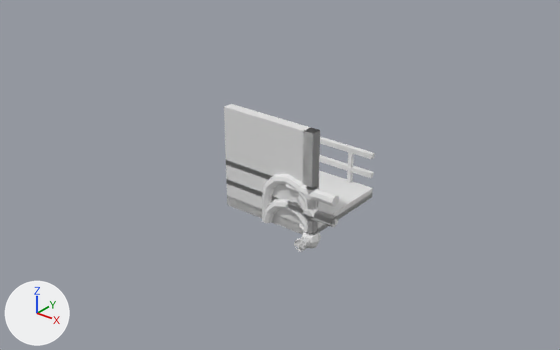
The Blender file BlenderAssets/BuildingParts.blend, before and after one commit.
Before and after are seen from a 50 mm camera at (7.02, -9.66, 7.01) aimed at (-1.46, 0.94, 0.44). The lights are fixed; the arrows at lower left show +X, +Y and +Z.

Before the edit, the objects in view are built like this:
```python
ob_sm_bcatfloor_01 = bpy.data.objects.new('SM_BCatFloor_01', me_cube_002)
ob_sm_bcatfloor_01.location = (0.0, 0.0, 0.0)
ob_sm_bcatrail0_01 = bpy.data.objects.new('SM_BCatRail0_01', me_cube_005)
ob_sm_bcatrail0_01.location = (0.0, 0.0, 0.0)
ob_sm_bcatrail180_01 = bpy.data.objects.new('SM_BCatRail180_01', me_cube_010)
ob_sm_bcatrail180_01.location = (0.0, 0.0, 0.0)
ob_sm_bcatrail90_01 = bpy.data.objects.new('SM_BCatRail90_01', me_cube_008)
ob_sm_bcatrail90_01.location = (0.0, 0.0, 0.0)
ob_sm_bpipeu05_01 = bpy.data.objects.new('SM_BPipeU05_01', me_cylinder_008)
ob_sm_bpipeu05_01.location = (0.0, 0.0, 0.0)
ob_sm_bsolfloor_01 = bpy.data.objects.new('SM_BSolFloor_01', me_cube_001)
ob_sm_bsolfloor_01.location = (0.0, 0.0, 0.0)
ob_sm_bsolwall0_01 = bpy.data.objects.new('SM_BSolWall0_01', me_cube_004)
ob_sm_bsolwall0_01.location = (0.0, 0.0, 0.0)
ob_sm_bsolwall180_01 = bpy.data.objects.new('SM_BSolWall180_01', me_cube_009)
ob_sm_bsolwall180_01.location = (0.0, 0.0, 0.0)
ob_sm_bsolwall90_01 = bpy.data.objects.new('SM_BSolWall90_01', me_cube_006)
ob_sm_bsolwall90_01.location = (0.0, 0.0, 0.0)
# also in view: 'SM_BPipeU1_01' at (-0.5, 0.0, 0.6); 'SM_BPipeCross1_01' at (0.0, 0.0, 0.5)
```
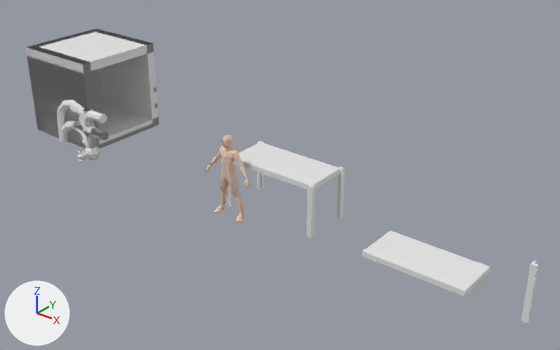
What differs and where, as boxes (x1, y1, x2, y2) in the pictures (560 x 350 px):
'SM_BSolWall0_01', moved
    before: (224, 104, 320, 234)
    after: (28, 45, 99, 141)
'SM_FShelf3', added
    after: (362, 231, 490, 296)
'SM_FShelf1', added
    after: (227, 141, 345, 238)
'SM_BSolWall180_01', shown
    after: (34, 29, 159, 127)
'SM_BSolWall90_01', shown
    after: (26, 29, 103, 148)
'SM_BSolFloor_01', moved
    before: (228, 170, 373, 234)
    after: (38, 103, 153, 148)
'SM_BSolCeil_01', shown
    after: (26, 29, 149, 73)
'Export', added
    after: (204, 135, 250, 222)
'SM_BPipeU1_01', moved
    before: (262, 174, 316, 233)
    after: (57, 100, 95, 147)
'SM_BCatRail180_01', moved
    before: (319, 137, 375, 183)
    after: (33, 88, 158, 108)
'SM_BPipeCross1_01', moved
    before: (286, 187, 338, 233)
    after: (72, 108, 109, 140)
'SM_BPipeT1_01', moved
    before: (286, 184, 339, 232)
    after: (70, 107, 107, 146)
'SM_BPipeU05_01', moved
    before: (262, 199, 307, 232)
    after: (60, 121, 88, 146)
'SM_FShelf2', added
    after: (521, 261, 538, 323)
'SM_BPipeValve1_01', moved
    before: (296, 232, 321, 250)
    after: (79, 144, 101, 161)
'SM_BPipeStraight1_01', moved
    before: (306, 186, 318, 233)
    after: (83, 108, 96, 147)
'SM_BCatFloor_01', moved
    before: (227, 193, 372, 233)
    after: (37, 126, 84, 148)
'SM_BSolWall1_01', moved
    before: (302, 127, 319, 235)
    after: (77, 60, 88, 106)
'SM_BPipeValve1_01.001', moved
    before: (294, 230, 318, 252)
    after: (77, 151, 89, 162)
'SM_BCatRail90_01', moved
    before: (226, 160, 285, 201)
    after: (36, 95, 59, 117)
'SM_BPipe45Curve_01', moved
    before: (297, 196, 317, 233)
    after: (78, 117, 94, 147)
'SM_BCatRail0_01', moved
    before: (226, 162, 283, 200)
    after: (38, 95, 60, 119)
'SM_BPipeT05_01', moved
    before: (292, 204, 330, 215)
    after: (74, 123, 106, 146)
'SM_BPipeStraight1_01.001', moved
    before: (299, 223, 305, 233)
    after: (82, 139, 87, 147)

What changed in the scene script:
```text
Add col_export_001:
    col_export_001 = bpy.data.collections.new('Export.001')
    col_export_001.objects.link(ob_sm_humanref)
Change ob_sm_bcatfloor_01:
    ob_sm_bcatfloor_01.location: (0.0, 0.0, 0.0) -> (-6.0, 0.0, 0.0)
Change ob_sm_bcatrail0_01:
    ob_sm_bcatrail0_01.location: (0.0, 0.0, 0.0) -> (-6.0, 0.0, 0.0)
Change ob_sm_bcatrail90_01:
    ob_sm_bcatrail90_01.location: (0.0, 0.0, 0.0) -> (-6.0, 0.0, 0.0)
Change ob_sm_bcatrail180_01:
    ob_sm_bcatrail180_01.location: (0.0, 0.0, 0.0) -> (-6.0, 0.0, 0.0)
Change ob_sm_bsolfloor_01:
    ob_sm_bsolfloor_01.location: (0.0, 0.0, 0.0) -> (-6.0, 0.0, 0.0)
Change ob_sm_bsolwall0_01:
    ob_sm_bsolwall0_01.location: (0.0, 0.0, 0.0) -> (-6.0, 0.0, 0.0)
Change ob_sm_bsolwall90_01:
    remove ob_sm_bsolwall90_01.hide_set(True)
    ob_sm_bsolwall90_01.location: (0.0, 0.0, 0.0) -> (-6.0, 0.0, 0.0)
Change ob_sm_bsolwall180_01:
    remove ob_sm_bsolwall180_01.hide_set(True)
    ob_sm_bsolwall180_01.location: (0.0, 0.0, 0.0) -> (-6.0, 0.0, 0.0)
Change ob_sm_bsolceil_01:
    remove ob_sm_bsolceil_01.hide_set(True)
    ob_sm_bsolceil_01.location: (0.0, 0.0, 0.0) -> (-6.0, 0.0, 0.0)
Change ob_sm_bpipestraight1_01:
    ob_sm_bpipestraight1_01.location: (0.0, 0.0, 0.0) -> (-6.0, 0.0, 0.0)
Change ob_sm_bpipe45curve_01:
    ob_sm_bpipe45curve_01.location: (0.0, 0.0, 0.0) -> (-6.0, 0.0, 0.0)
Change ob_sm_bpipecross1_01:
    ob_sm_bpipecross1_01.location: (0.0, 0.0, 0.0) -> (-6.0, 0.0, 0.0)
Change ob_sm_bpipet1_01:
    ob_sm_bpipet1_01.location: (0.0, 0.0, 0.0) -> (-6.0, 0.0, 0.0)
Change ob_sm_bpipet05_01:
    ob_sm_bpipet05_01.location: (0.0, 0.0, 0.0) -> (-6.0, 0.0, 0.0)
Change ob_sm_bpipeu05_01:
    ob_sm_bpipeu05_01.location: (0.0, 0.0, 0.0) -> (-6.0, 0.0, 0.0)
Change ob_sm_bpipeu1_01:
    ob_sm_bpipeu1_01.location: (0.0, 0.0, 0.0) -> (-6.0, 0.0, 0.0)
Change ob_sm_bpipefasten_02:
    ob_sm_bpipefasten_02.location: (0.0, 0.0, 0.0) -> (-6.0, 0.0, 0.0)
Change ob_sm_bpipestraight1_01_001:
    ob_sm_bpipestraight1_01_001.location: (0.0, 0.0, 0.0) -> (-6.0, 0.0, 0.0)
Change ob_sm_bpipevalve1_01:
    ob_sm_bpipevalve1_01.location: (0.0, 0.0, 0.0) -> (-6.0, 0.0, 0.0)
Change ob_sm_bpipevalve1_01_001:
    ob_sm_bpipevalve1_01_001.location: (0.0, 0.0, 0.0) -> (-6.0, 0.0, 0.0)
Change ob_sm_bpipestraight1_01_002:
    ob_sm_bpipestraight1_01_002.location: (0.0, 0.0, 0.0) -> (-6.0, 0.0, 0.0)
Change ob_sm_bpipevalve2_01:
    ob_sm_bpipevalve2_01.location: (0.0, 0.0, 0.0) -> (-6.0, 0.0, 0.0)
Change ob_sm_bsolwall1_01:
    ob_sm_bsolwall1_01.location: (0.0, 0.0, 0.0) -> (-6.0, 0.0, 0.0)
Add ob_sm_humanref:
    ob_sm_humanref = bpy.data.objects.new('SM_HumanRef', me_mesh_003)  # 488 vertices, 463 faces; spans x 0.0..0.53, y -0.12..0.14, z 0.0..1.63; in mat_material_002 (its picture is missing); modifiers MIRROR
    ob_sm_humanref.location = (0.0, 0.0, 0.0)
Add ob_sm_fshelf3:
    ob_sm_fshelf3 = bpy.data.objects.new('SM_FShelf3', me_cube_012)  # a box spanning x -1.95..-0.05, y 0.05..0.95, z 0.0..0.1
    ob_sm_fshelf3.location = (3.0, 0.0, 0.0)
Add ob_sm_fshelf2:
    ob_sm_fshelf2 = bpy.data.objects.new('SM_FShelf2', me_cube_007)  # 16 vertices, 14 faces; spans x -0.1..0.0, y 0.0..0.1, z 0.0..1.0
    ob_sm_fshelf2.location = (4.0, 0.0, 0.0)
Add ob_export:
    ob_export = bpy.data.objects.new('Export', None)
    ob_export.location = (-1.7, -0.27, -0.01)
    ob_export.instance_type = 'COLLECTION'
    ob_export.instance_collection = col_export_001
Add ob_sm_fshelf1:
    ob_sm_fshelf1 = bpy.data.objects.new('SM_FShelf1', me_cube)  # 72 vertices, 62 faces; spans x -2.0..0.0, y 0.0..1.0, z 0.0..1.0
    ob_sm_fshelf1.location = (0.0, 0.0, 0.0)
```
